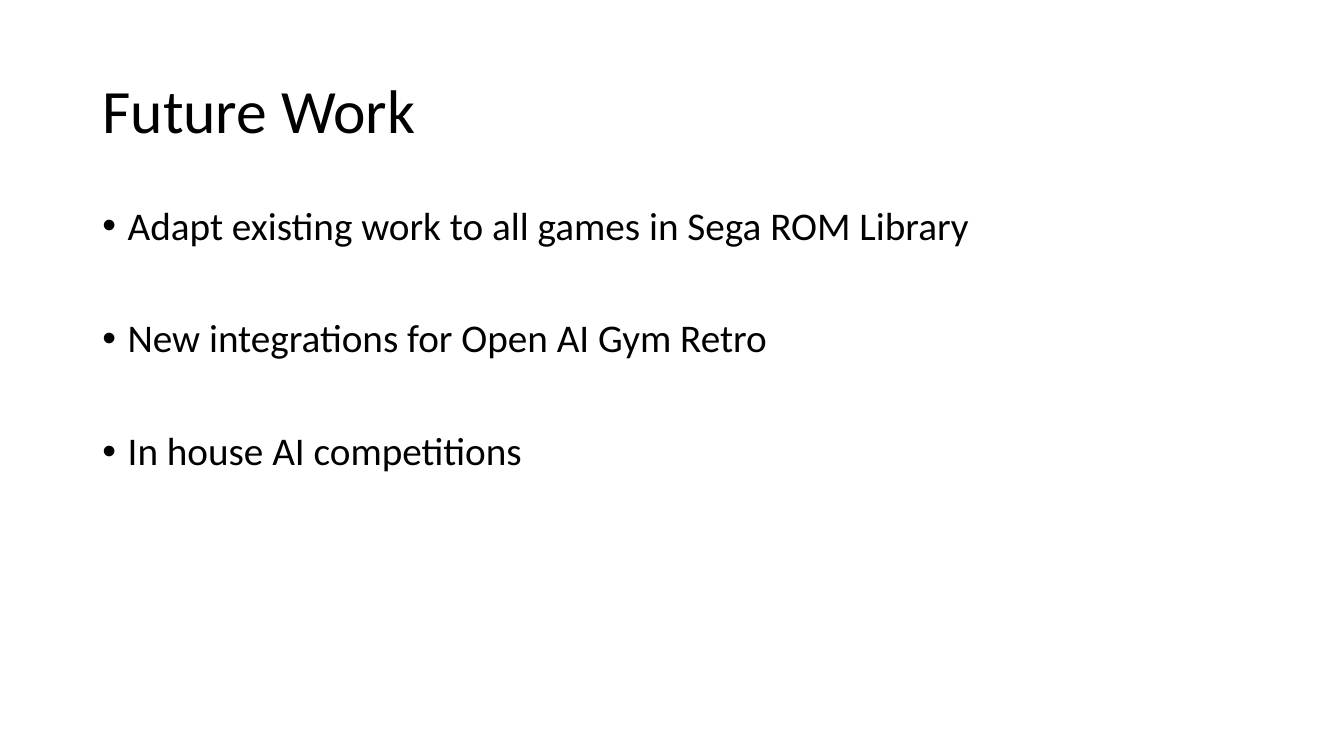
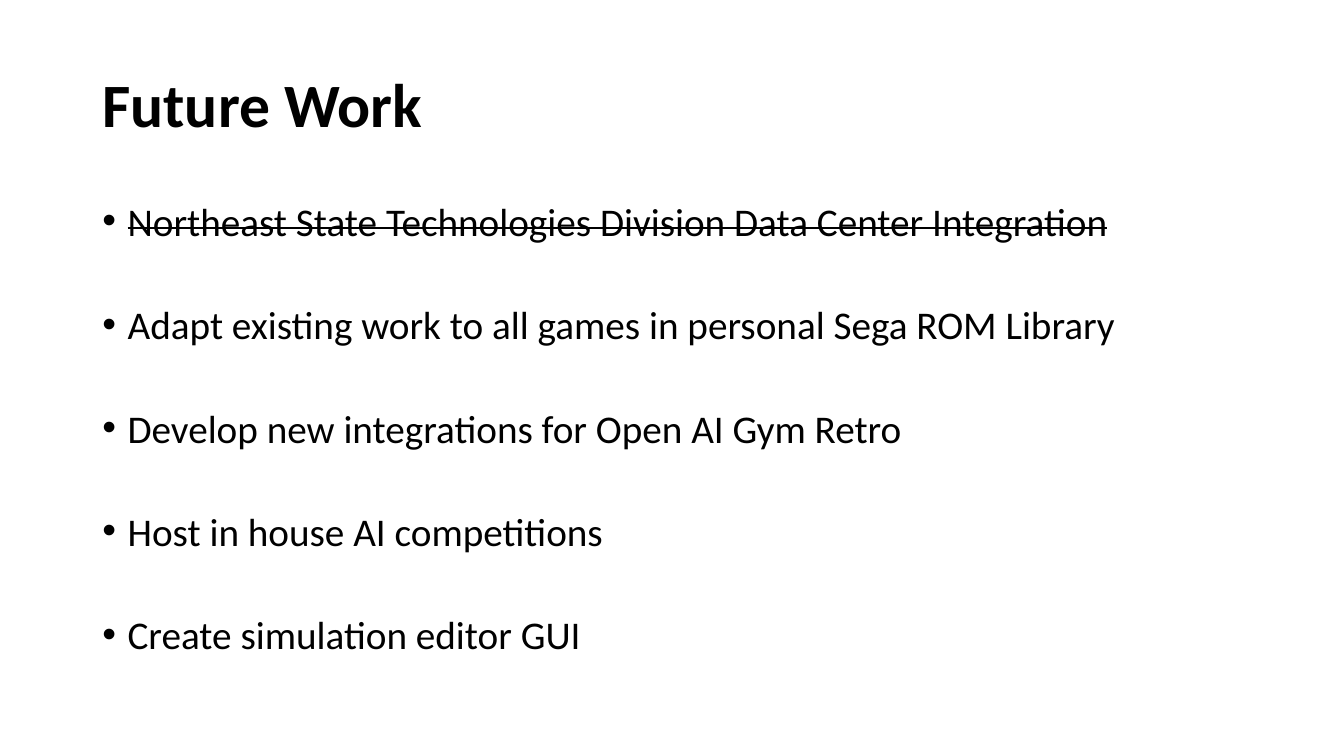
Before and after one commit to jmcmeen/novus-retro, a slide deck: slide 8 of presentation/Evolving Neural Networks for Retro Video Games.pptx. Drawn at 1344x756 pixels with LibreOffice and Linux fonts; fonts in the diff are those of the drawing; background and template pictures are left out. Boxes give left, top, right and bottom in pixels: in the first picture for what was removed or moved away, otherwise in the second. Text is boxed around its words. In the diff, an @@ line names an element or a change of style, - is before the commit and + after.

```diff
--- a/presentation/Evolving Neural Networks for Retro Video Games.pptx
+++ b/presentation/Evolving Neural Networks for Retro Video Games.pptx
@@ title "Future Work" at (102,83,422,128): bold on @@
@@ text at (128,208,1115,650): text changed @@
-• Adapt existing work to all games in Sega ROM Library
-• New integrations for Open AI Gym Retro
-• In house AI competitions
+• Northeast State Technologies Division Data Center Integration
+• Adapt existing work to all games in personal Sega ROM Library
+• Develop new integrations for Open AI Gym Retro
+• Host in house AI competitions
+• Create simulation editor GUI
```
Also in this commit, not shown: 7 other slides changed, 2 slides added, 2 slides removed, 2 other files.
